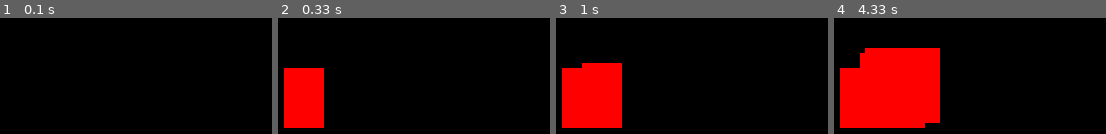
Above: before the commit, frames 1-4 (left to right).
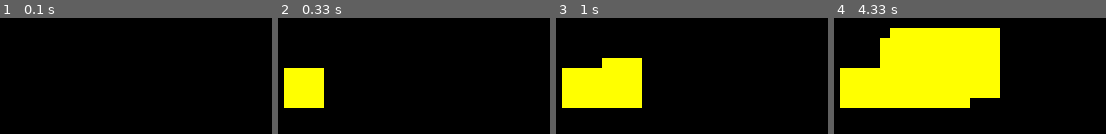
Above: after the commit, the same moments.

Repository: farhatizakaria/Pygame-TestUnit
Game: pygame game, started from hulo.py
Same seed, same stepped clock (60 frames per second), same inputs: the game is played once before the commit and once after it.
Inputs:
- Up to frame 1 (0.1 s): no input
- Up to frame 2 (0.33 s): no input
- Up to frame 3 (1 s): hold Right 0.33-0.8 s; hold Up from 0.83 s (still down)
- Up to frame 4 (4.33 s): release Up at 1.13 s; hold Right 1.17-1.63 s; hold Down 2.23-2.53 s; hold Left 2.57-2.97 s; hold Up 3-3.37 s; hold Right 3.4-4.03 s; hold Down from 4.07 s (still down)

Frame 1 is identical in both runs. In frame 2, 7.6% of the frame differs, in the area x 2-17%, y 43-95%; in frame 3, 16%; in frame 4, 42%, in the area x 2-62%, y 8-95%.

Commit message:
Update hulo.py

Diff:
--- a/hulo.py
+++ b/hulo.py
@@ -8,8 +8,8 @@
 x = 50
 y = 50
 width = 40
-height = 60
-vel = 5
+height = 40
+vel = 10
 
 
 run = True
@@ -32,7 +32,7 @@
         y += vel
 
 
-    pygame.draw.rect(win, (255, 0, 0), (x, y, width, height))
+    pygame.draw.rect(win, (255, 255, 0), (x, y, width, height))
     pygame.display.update()
 
 
